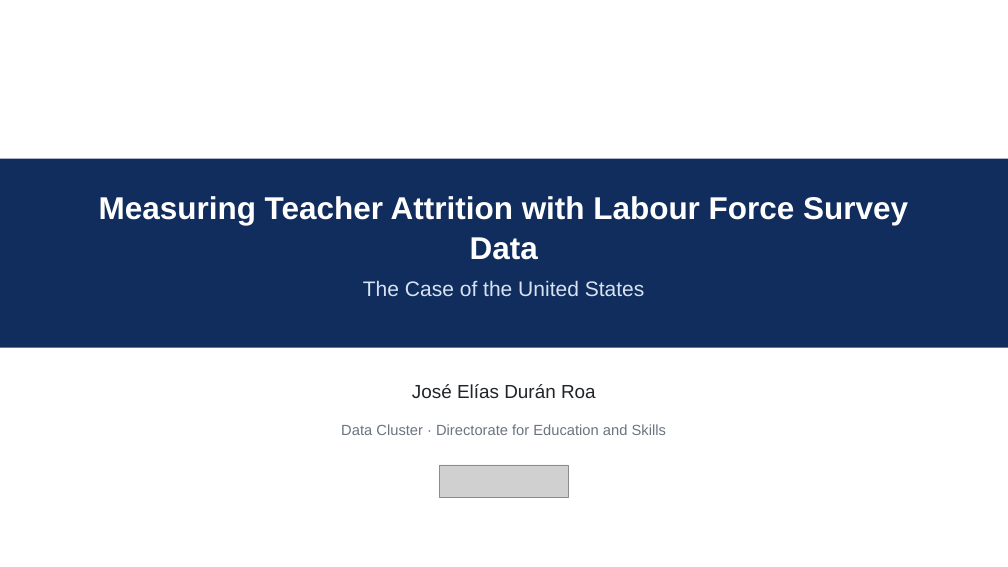
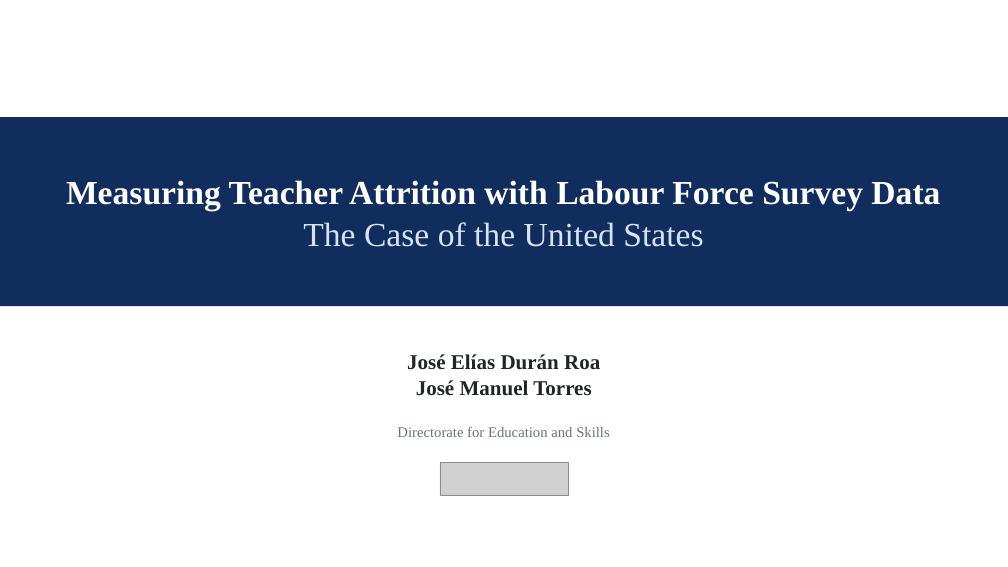
Before and after one commit to jedr1-ship-it/Alternative-Pathways----Quant, a slide deck: slide 1 of report/data_cluster/Proyect_US_cluster.pptx. Drawn at 1008x567 pixels with LibreOffice and Linux fonts; fonts in the diff are those of the drawing; grey boxes stand for pictures. Boxes give left, top, right and bottom in pixels: in the first picture for what was removed or moved away, otherwise in the second. Text is boxed around its words. In the diff, an @@ line names an element or a change of style, - is before the commit and + after.

```diff
--- a/report/data_cluster/Proyect_US_cluster.pptx
+++ b/report/data_cluster/Proyect_US_cluster.pptx
@@ rectangle: place and size @@
-rectangle at [0,159,1008,348]
+rectangle at [0,117,1008,306]
@@ text "Measuring Teacher Attrition with Labour ...": place and size @@
-text "Measuring Teacher Attrition with Labour ..." at [99,196,908,296]
+text "Measuring Teacher Attrition with Labour ..." at [66,180,940,247]
@@ text "Measuring Teacher Attrition with Labour ..." at [66,180,940,247]: size 30 to 32 pt in "Measuring Teacher Attrition with Labour Force Survey ..."; font Arial to Times New Roman; size 20 to 32 pt in "The Case of the United States"; line spacing 38.4pt to 35.8pt; less space between paragraphs; line spacing 25.6pt to 35.8pt @@
@@ text "José Elías Durán Roa": place and size @@
-text "José Elías Durán Roa" at [412,384,596,398]
+text "José Elías Durán Roa" at [407,354,600,396]
@@ text at [407,354,600,370]: size 18 to 20 pt, font Arial to Times New Roman, bold on in "José Elías Durán Roa"; more space between paragraphs @@
@@ text at [416,380,591,396]: paragraph added @@
+José Manuel Torres
@@ text at [397,426,610,437]: text changed; font Arial to Times New Roman @@
-Data Cluster · Directorate for Education and Skills
+Directorate for Education and Skills
```
Also in this commit, not shown: 47 other slides changed, 3 other files.
